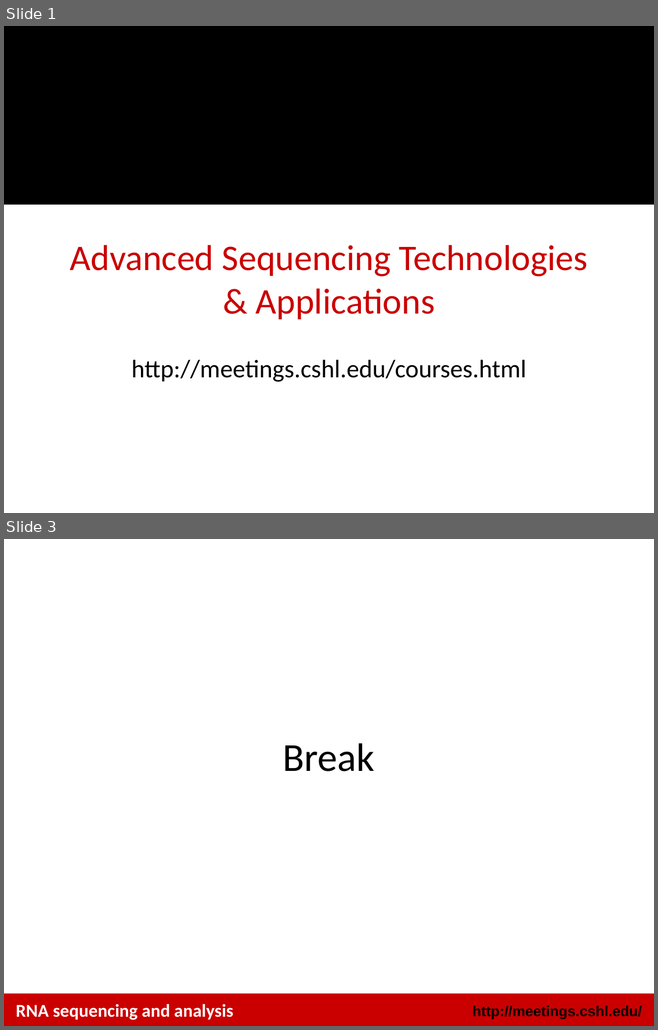
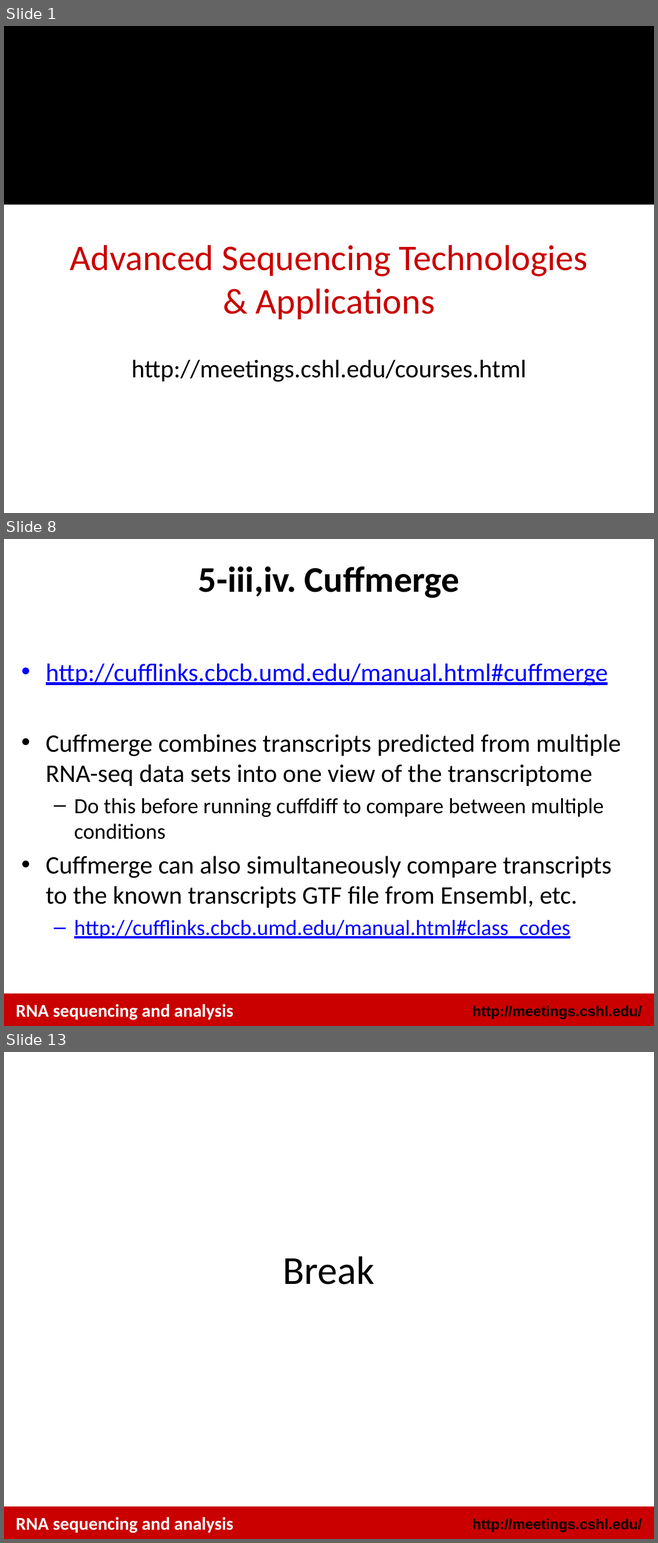
Before and after one commit to griffithlab/rnaseq_tutorial_wiki, a slide deck: LectureFiles/cshl/2016/RNASeq_Module4_Tutorial.pptx. Shown one above the other, each under a label of ours: slides 1 and 3 before the commit, slides 1, 8 and 13 after it; the slides between them are not shown. The pictures are 658x1030 and 658x1543 pixels, drawn with LibreOffice and Linux fonts; fonts in the diff are those of the drawing; background and template pictures are left out. Boxes give left, top, right and bottom in pixels: in the first picture for what was removed or moved away, otherwise in the second. Text is boxed around its words. In the diff, an @@ line names an element or a change of style, - is before the commit and + after.

```diff
--- a/LectureFiles/cshl/2016/RNASeq_Module4_Tutorial.pptx
+++ b/LectureFiles/cshl/2016/RNASeq_Module4_Tutorial.pptx
@@ slide 8 added at (4, 539, 654, 1026), background #FFFFFF; not listed: 2 template elements that a slide beside it also shows @@
@@ title added at (198, 566, 459, 598), 40 pt, text #000000, bold @@
+5-iii,iv. Cuffmerge
@@ text added at (46, 663, 621, 939), 28 pt, text #000000 @@
+• http://cufflinks.cbcb.umd.edu/manual.html#cuffmerge
+• Cuffmerge combines transcripts predicted from multiple RNA-seq data sets into one view of the transcriptome
+  – Do this before running cuffdiff to compare between multiple conditions
+• Cuffmerge can also simultaneously compare transcripts to the known transcripts GTF file from Ensembl, etc.
+  – http://cufflinks.cbcb.umd.edu/manual.html#class_codes
@@ text added at (16, 1004, 233, 1020), 20 pt, text #FFFFFF, bold @@
+RNA sequencing and analysis
@@ what was slide 3 is now slide 13 @@
```
Also in this commit, not shown: 1 slide changed, 9 other slides added, 5 other files.
